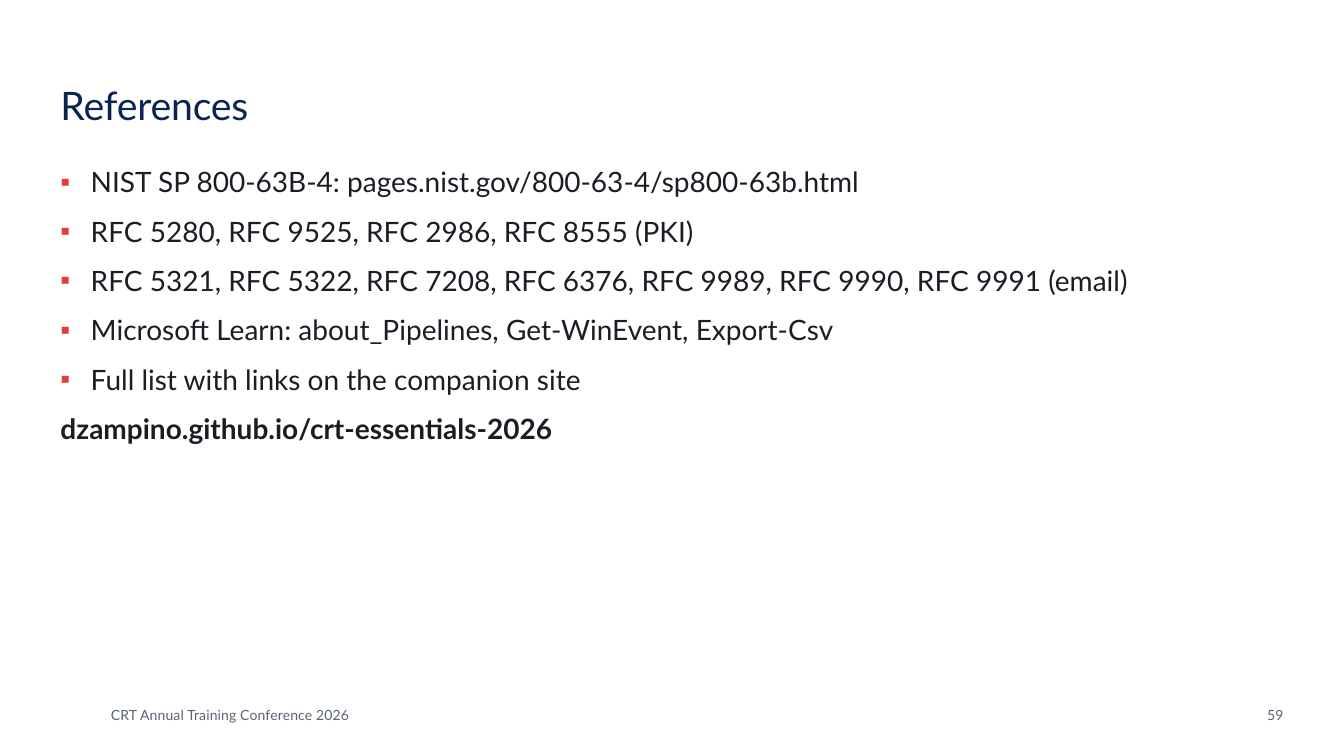
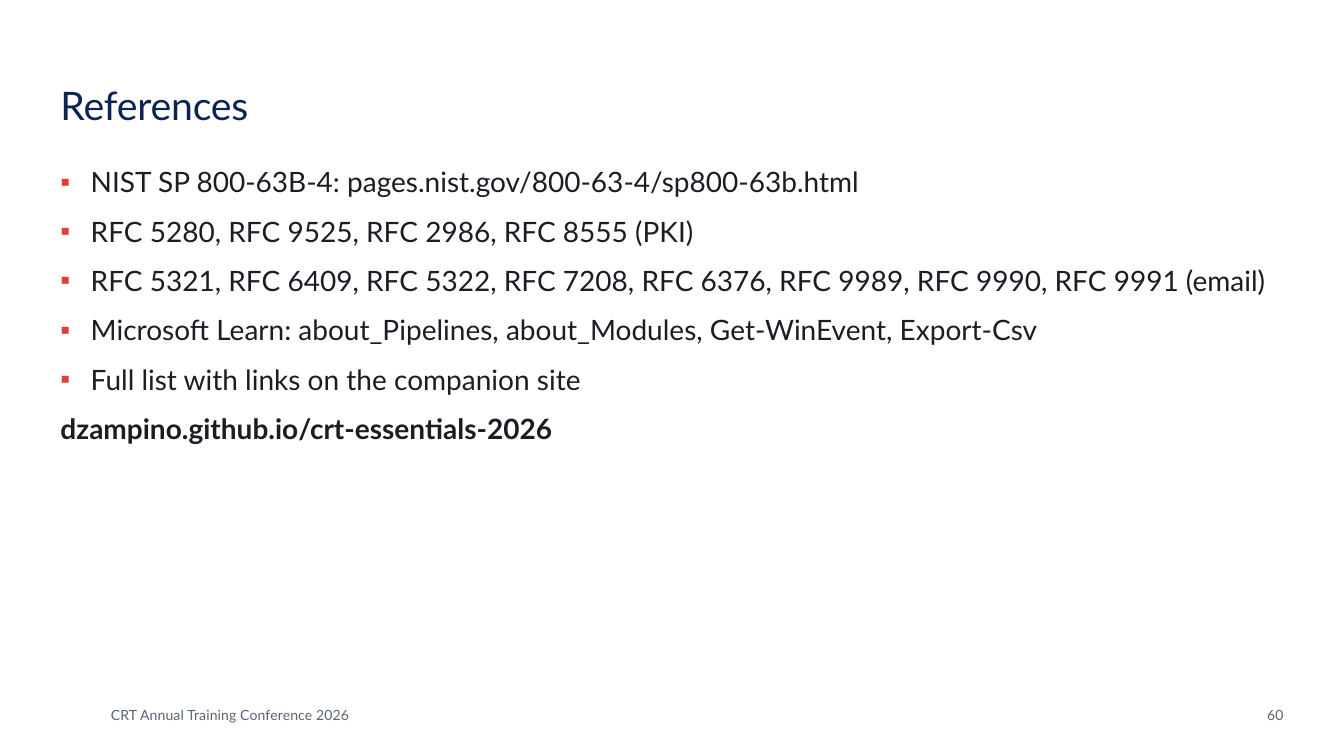
Before and after one commit to dzampino/crt-essentials-2026, a slide deck: slide 60 of docs/files/crt-essentials.pptx (slide 59 before the commit). Drawn at 1344x756 pixels with LibreOffice and Linux fonts; fonts in the diff are those of the drawing; background and template pictures are left out. Boxes give left, top, right and bottom in pixels: in the first picture for what was removed or moved away, otherwise in the second. Text is boxed around its words. In the diff, an @@ line names an element or a change of style, - is before the commit and + after.

```diff
--- a/docs/files/crt-essentials.pptx
+++ b/docs/files/crt-essentials.pptx
@@ text at (91,269,1265,345): text changed @@
-▪ RFC 5321, RFC 5322, RFC 7208, RFC 6376, RFC 9989, RFC 9990, RFC 9991 (email)
-▪ Microsoft Learn: about_Pipelines, Get-WinEvent, Export-Csv
+▪ RFC 5321, RFC 6409, RFC 5322, RFC 7208, RFC 6376, RFC 9989, RFC 9990, RFC 9991 (email)
+▪ Microsoft Learn: about_Pipelines, about_Modules, Get-WinEvent, Export-Csv
@@ page number at (1267,710,1283,720): text changed @@
-59
+60
```
Also in this commit, not shown: 14 other slides changed, 2 slides added, 1 slide removed, 27 other files.
